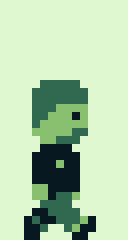
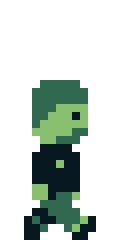
Before/after of a 128x240 layered artwork. What changed in the layer stack:
painted on "MEEN copy" over [0, 0, 128, 240]
